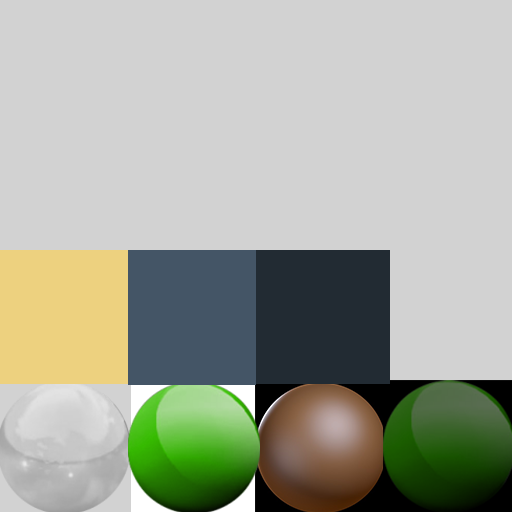
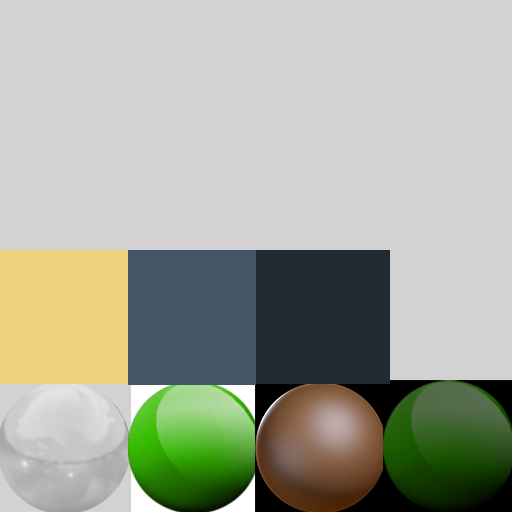
Two versions of the same layered image (w=512, h=512). Layer-by-layer changes:
moved "mountain" above "foliage" over [255, 420, 260, 475]
